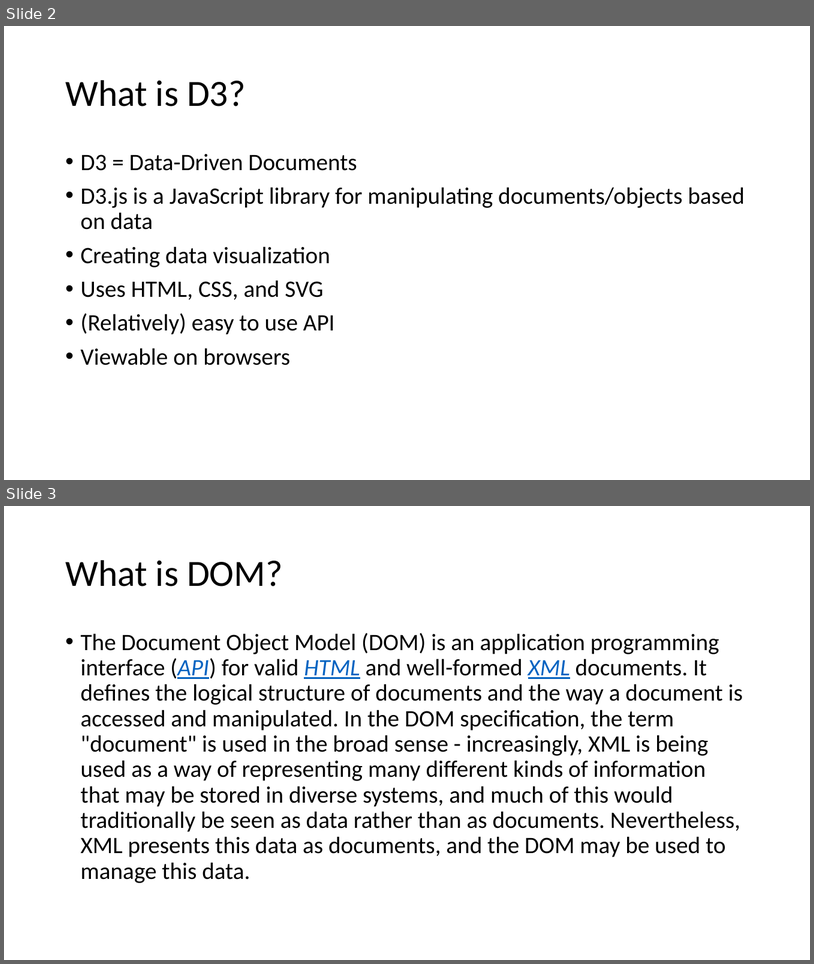
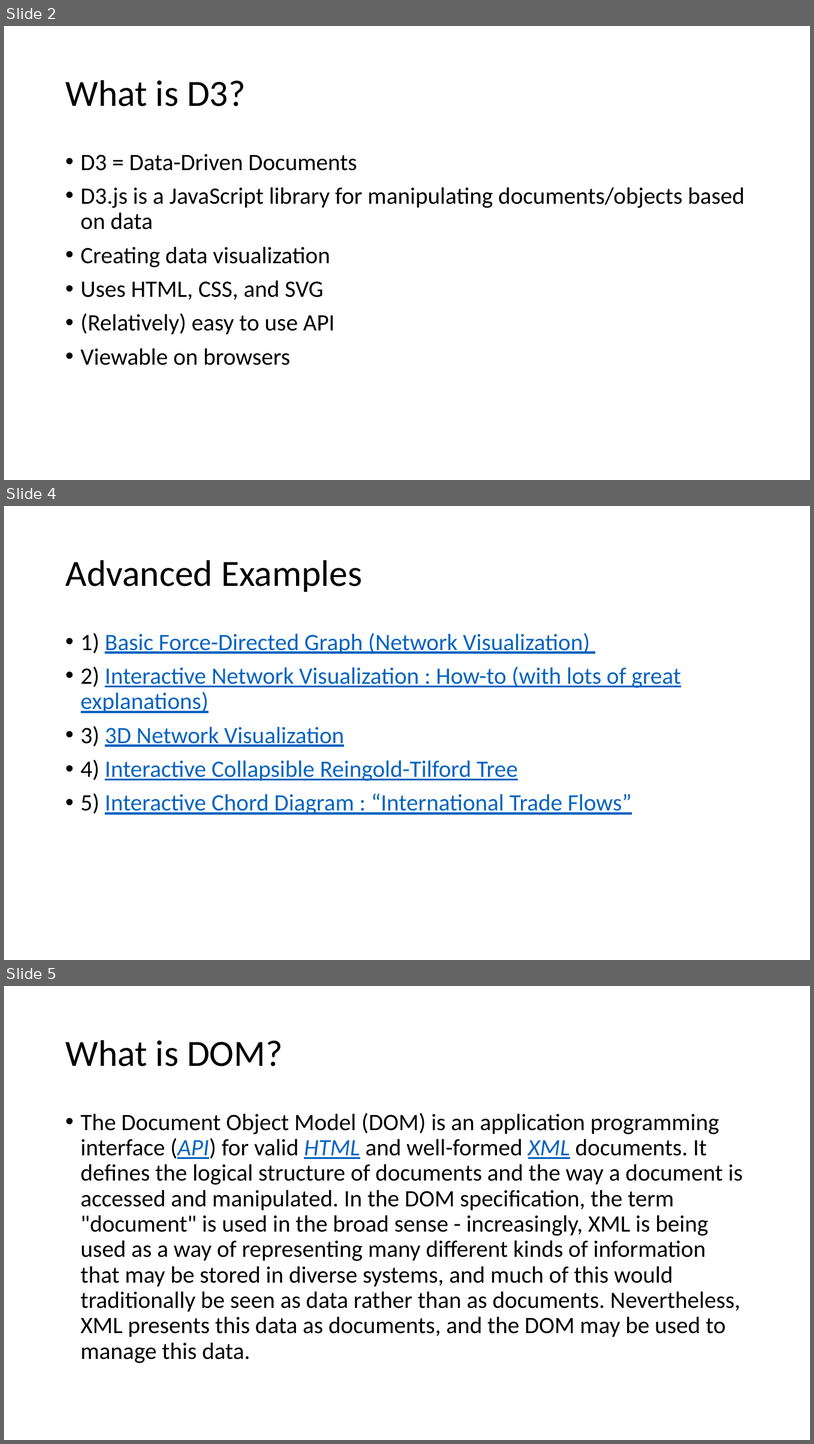
Before and after one commit to TakaUChicago/https-github.com-rcc-uchicago-workshop-IntroDataVisualization-2019Winter-D3, a slide deck: D32019Winter.pptx. Shown one above the other, each under a label of ours: slides 2 and 3 before the commit, slides 2, 4 and 5 after it; the slides between them are not shown. The pictures are 814x964 and 814x1444 pixels, drawn with LibreOffice and Linux fonts; fonts in the diff are those of the drawing. Boxes give left, top, right and bottom in pixels: in the first picture for what was removed or moved away, otherwise in the second. Text is boxed around its words. In the diff, an @@ line names an element or a change of style, - is before the commit and + after.

Commit message:
Modified version

```diff
--- a/D32019Winter.pptx
+++ b/D32019Winter.pptx
@@ slide 4 added at box(4, 506, 810, 960), background #FFFFFF @@
@@ title added at box(65, 560, 362, 592), 44 pt, text #000000 @@
+Advanced Examples
@@ text added at box(81, 633, 681, 814), 28 pt, text #0563C1, underline @@
+• 1) Basic Force-Directed Graph (Network Visualization)
+• 2) Interactive Network Visualization : How-to (with lots of great explanations)
+• 3) 3D Network Visualization
+• 4) Interactive Collapsible Reingold-Tilford Tree
+• 5) Interactive Chord Diagram : “International Trade Flows”
@@ what was slide 3 is now slide 5 @@
```
Also in this commit, not shown: 2 other slides added, 1 slide removed.
